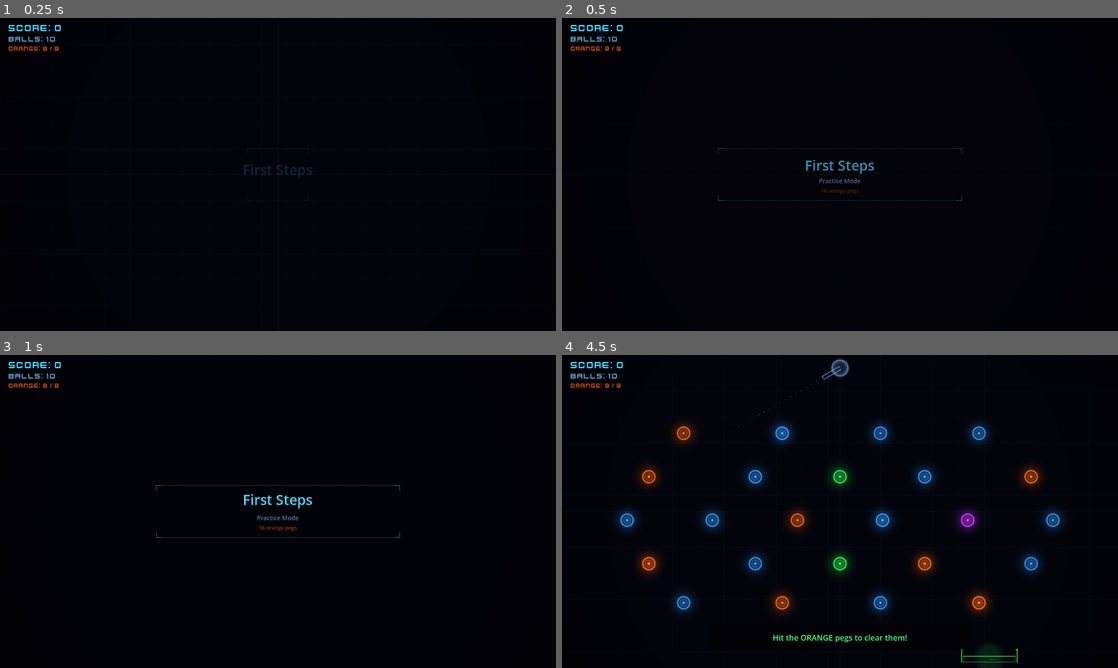
Above: before the commit, frames 1-4 (two rows, left to right).
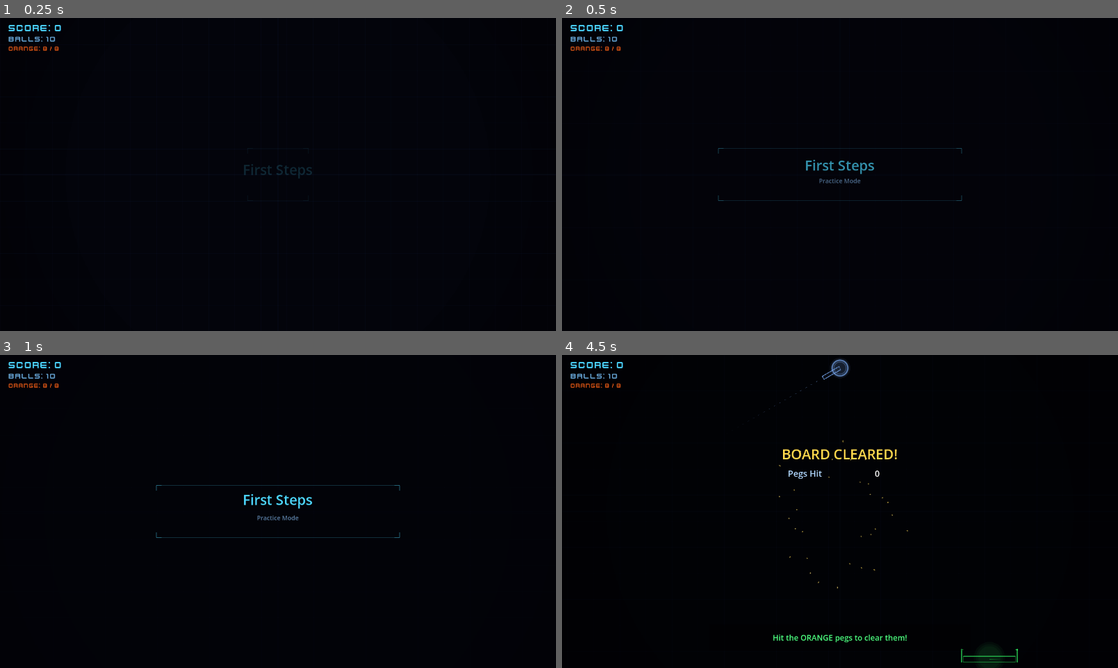
Above: after the commit, the same moments.

Repository: heliacode/poggles
Game: Godot game, scene res://scenes/game.tscn
Two runs of this game, one before a commit and one after it. Both use one fixed random seed, a clock stepped at 60 frames per second and the inputs below. This scene is started directly instead of the project's main scene.
Inputs (mouse positions are in pixels of both pictures, inside the frame that each line leads up to):
- Up to frame 1 (0.25 s): no input
- Up to frame 2 (0.5 s): no input
- Up to frame 3 (1 s): tap Enter at 0.5, 0.6 s; move the mouse to (400, 495) at 0.52 s; hold Right from 0.53 s (still down); click (400, 495) at 0.67 s; tap Space at 0.77 s
- Up to frame 4 (4.5 s): tap Space at 1.25, 1.52, 3.02, 3.77 s; move the mouse to (728, 527) at 1.27 s; release Right at 1.28 s; hold Left 1.28-2.03 s; tap Enter at 1.35, 2, 2.1, 2.75, 2.85, 3.6, 4.35 s; move the mouse to (895, 442) at 2.02 s; hold Right 2.03-3.53 s; move the mouse to (812, 574) at 2.77 s; click (812, 574) at 2.92 s; move the mouse to (1006, 558) at 3.52 s; hold Left from 3.53 s (still down); move the mouse to (673, 464) at 4.27 s

Frame 1 is identical in both runs. In frame 2, less than 0.1% of the frame differs, in the area x 46-54%, y 54-57%; in frame 3, less than 0.1%; in frame 4, 6.3%, in the area x 9-91%, y 18-84%.
Error before the commit: Invalid assignment of property or key 'visible' with value of type 'bool' on a base object of type 'null instance'. (res://scripts/game_manager.gd:153)
Error after the commit: Parse Error: Cannot infer the type of "trail_offset" variable because the value doesn't have a set type. (res://scripts/peg.gd:279)

Commit message:
Add debug quick-start hotkeys and moving peg special type
Debug (F1-F6 on main menu):
- F1: Quick board, F2: Quick shop (100 coins), F3: Quick event
- F4: Quick boss, F5: Late game (Act 3), F6: Route map
- Each skips character select and act intro for fast testing

Moving pegs (new special type):
- Teal color, horizontal patrol ±60px from origin at 70px/s
- Uses constant_linear_velocity for correct ball bounce physics
- Stops moving when hit ("pinned" effect with particle burst)
- Path line and direction arrow visuals, stays fixed in world space
- Distribution: Act 1: 0, Act 2: 1-2, Act 3: 2-3, Boss: +1

Co-Authored-By: Claude Opus 4.6 <noreply@anthropic.com>

Diff:
--- a/autoloads/game_config.gd
+++ b/autoloads/game_config.gd
@@ -101,6 +101,7 @@
 	"multiplier": Color(1.0, 0.85, 0.0),
 	"chain": Color(0.0, 1.0, 1.0),
 	"gravity": Color(0.6, 0.2, 0.9),
+	"moving": Color(0.0, 0.9, 0.7),
 }
 
 const BOMB_RADIUS := 120.0
@@ -110,3 +111,5 @@
 const GRAVITY_WELL_RADIUS := 180.0
 const GRAVITY_WELL_FORCE := 8000.0
 const GRAVITY_WELL_MAX_ACCEL := 200.0
+const MOVING_PEG_SPEED := 70.0
+const MOVING_PEG_RANGE := 60.0  # ±60px patrol from start position
--- a/scripts/board_generator.gd
+++ b/scripts/board_generator.gd
@@ -308,6 +308,7 @@
 	var multiplier_count := 0
 	var chain_count := 0
 	var gravity_count := 0
+	var moving_count := 0
 
 	match act:
 		1:
@@ -318,17 +319,20 @@
 			armored_count = 2
 			multiplier_count = 1
 			chain_count = 1
+			moving_count = 1
 		3:
 			bomb_count = 2
 			armored_count = 3
 			multiplier_count = 1
 			chain_count = 2
 			gravity_count = 1
+			moving_count = 2
 
 	if is_boss:
 		bomb_count += 1
 		armored_count += 2
 		gravity_count += 1
+		moving_count += 1
 
 	# Collect indices of blue pegs (specials go on blue pegs only, not orange/green/purple)
 	var blue_indices: Array[int] = []
@@ -351,6 +355,7 @@
 	assignments.append({"type": "multiplier", "count": multiplier_count})
 	assignments.append({"type": "chain", "count": chain_count})
 	assignments.append({"type": "gravity", "count": gravity_count})
+	assignments.append({"type": "moving", "count": moving_count})
 
 	for assignment in assignments:
 		var stype: String = assignment["type"]
--- a/scripts/main_menu.gd
+++ b/scripts/main_menu.gd
@@ -77,6 +77,42 @@
 		var stats_size := font.get_string_size(stats, HORIZONTAL_ALIGNMENT_CENTER, -1, 12)
 		draw_string(font, Vector2(center_x - stats_size.x / 2.0, 690), stats, HORIZONTAL_ALIGNMENT_LEFT, -1, 12, Color(0.4, 0.5, 0.7, 0.4 * stats_t))
 
+	# Debug hotkey hint (bottom-right, very dim)
+	var debug_hint := "F1-F6: Debug"
+	var hint_size := font.get_string_size(debug_hint, HORIZONTAL_ALIGNMENT_LEFT, -1, 11)
+	draw_string(font, Vector2(vp.x - hint_size.x - 8, vp.y - 8), debug_hint, HORIZONTAL_ALIGNMENT_LEFT, -1, 11, Color(1.0, 1.0, 1.0, 0.15))
+
+func _input(event: InputEvent) -> void:
+	if not event is InputEventKey or not event.pressed or event.echo:
+		return
+	match event.keycode:
+		KEY_F1:  # Quick Board — jump to Act 1 gameplay
+			_debug_start_run()
+			SceneManager.change_scene(GameConfig.GAMEPLAY_SCENE_PATH)
+		KEY_F2:  # Quick Shop — 100 coins, jump to shop
+			_debug_start_run()
+			RunState.coins = 100
+			SceneManager.go_to_shop()
+		KEY_F3:  # Quick Event — jump to event screen
+			_debug_start_run()
+			SceneManager.go_to_event()
+		KEY_F4:  # Quick Boss — boss board, jump to gameplay
+			_debug_start_run()
+			RunState.current_board_index = 4
+			SceneManager.change_scene(GameConfig.GAMEPLAY_SCENE_PATH)
+		KEY_F5:  # Quick Late Game — Act 3 Board 2 (has moving pegs)
+			_debug_start_run()
+			RunState.current_act = 3
+			RunState.current_board_index = 2
+			SceneManager.change_scene(GameConfig.GAMEPLAY_SCENE_PATH)
+		KEY_F6:  # Quick Route Map — jump to route map
+			_debug_start_run()
+			SceneManager.go_to_route_map()
+
+func _debug_start_run() -> void:
+	CharacterManager.select_character("orbie")
+	RunState.start_new_run()
+
 func _on_new_run_pressed() -> void:
 	SceneManager.go_to_character_select()
 
--- a/scripts/peg.gd
+++ b/scripts/peg.gd
@@ -14,6 +14,9 @@
 var _armor_hits := 0
 var _bolt_rng_offset := 0.0
 var _anticipation := 0.0
+var _move_origin := Vector2.ZERO
+var _move_time := 0.0
+var _moving := false
 
 var _glow_sprite: ColorRect
 var _glow_material: ShaderMaterial
@@ -30,6 +33,10 @@
 	if has_node("Sprite"):
 		$Sprite.visible = false
 	_setup_glow()
+	if special_type == "moving":
+		_moving = true
+		_move_origin = position
+		_move_time = randf() * TAU  # Random phase so they don't all sync
 
 func _setup_glow() -> void:
 	var shader := load("res://shaders/peg_glow.gdshader")
@@ -47,6 +54,16 @@
 	_glow_sprite.mouse_filter = Control.MOUSE_FILTER_IGNORE
 	_glow_sprite.z_index = -1
 	add_child(_glow_sprite)
+
+func _physics_process(delta: float) -> void:
+	if _moving and not _hit:
+		_move_time += delta * 2.0  # Controls speed of oscillation
+		var offset := sin(_move_time) * GameConfig.MOVING_PEG_RANGE
+		position.x = _move_origin.x + offset
+		# Set constant_linear_velocity so ball bounces correctly off the moving surface
+		constant_linear_velocity = Vector2(cos(_move_time) * 2.0 * GameConfig.MOVING_PEG_RANGE, 0)
+	elif _moving and _hit:
+		constant_linear_velocity = Vector2.ZERO
 
 func set_anticipation(val: float) -> void:
 	_anticipation = val
@@ -156,6 +173,7 @@
 		"multiplier": _draw_multiplier(ring_alpha, pulse)
 		"chain": _draw_chain(ring_alpha)
 		"gravity": _draw_gravity(ring_alpha)
+		"moving": _draw_moving(ring_alpha, pulse)
 
 func _draw_bomb(ring_alpha: float, pulse: float) -> void:
 	var bc := GameConfig.SPECIAL_PEG_COLORS["bomb"]
@@ -239,6 +257,29 @@
 		if i % 2 == 0:
 			draw_arc(Vector2.ZERO, GameConfig.PEG_RADIUS + 8, a, a + TAU / 24.0, 4, Color(vc.r, vc.g, vc.b, 0.2 + sin(_pulse) * 0.1), 1.0, true)
 
+func _draw_moving(ring_alpha: float, pulse: float) -> void:
+	var mc := GameConfig.SPECIAL_PEG_COLORS["moving"]
+	# Offset to account for current movement (draw path relative to origin, not moving peg)
+	var cur_offset := position.x - _move_origin.x if _moving else 0.0
+	# Ghost path line showing patrol range (stays fixed in world space)
+	var path_alpha := 0.15 + sin(_pulse) * 0.05
+	draw_line(Vector2(-GameConfig.MOVING_PEG_RANGE - cur_offset, 0), Vector2(GameConfig.MOVING_PEG_RANGE - cur_offset, 0), Color(mc.r, mc.g, mc.b, path_alpha), 1.0)
+	# Small endpoint dots
+	draw_circle(Vector2(-GameConfig.MOVING_PEG_RANGE - cur_offset, 0), 2.0, Color(mc.r, mc.g, mc.b, path_alpha * 0.7))
+	draw_circle(Vector2(GameConfig.MOVING_PEG_RANGE - cur_offset, 0), 2.0, Color(mc.r, mc.g, mc.b, path_alpha * 0.7))
+	# Direction arrow (shows current movement direction)
+	var dir_x := cos(_move_time) * 8.0
+	var arrow_tip := Vector2(dir_x, 0)
+	var arrow_back_l := Vector2(dir_x - sign(dir_x) * 4.0, -3.0)
+	var arrow_back_r := Vector2(dir_x - sign(dir_x) * 4.0, 3.0)
+	draw_line(arrow_tip, arrow_back_l, Color(mc.r, mc.g, mc.b, 0.5), 1.5)
+	draw_line(arrow_tip, arrow_back_r, Color(mc.r, mc.g, mc.b, 0.5), 1.5)
+	# Motion trail lines
+	for i in range(3):
+		var trail_offset := -sign(cos(_move_time)) * (float(i + 1) * 5.0)
+		var trail_alpha := 0.2 - float(i) * 0.06
+		draw_line(Vector2(trail_offset, -GameConfig.PEG_RADIUS * 0.5), Vector2(trail_offset, GameConfig.PEG_RADIUS * 0.5), Color(mc.r, mc.g, mc.b, trail_alpha), 1.0)
+
 func _setup_collision() -> void:
 	var shape := CircleShape2D.new()
 	shape.radius = GameConfig.PEG_RADIUS
@@ -266,6 +307,9 @@
 		return
 
 	_hit = true
+	if _moving:
+		_moving = false
+		constant_linear_velocity = Vector2.ZERO
 	_hit_flash = 1.0
 	_color = GameConfig.PEG_HIT_COLORS.get(peg_type, Color.WHITE)
 
@@ -274,6 +318,7 @@
 		"chain": _spawn_chain_particles()
 		"gravity": _spawn_gravity_particles()
 		"multiplier": _spawn_multiplier_particles()
+		"moving": _spawn_moving_particles()
 		_: _spawn_hit_particles()
 
 	peg_hit.emit(self)
@@ -342,6 +387,18 @@
 		add_child(spark)
 	_spawn_hit_particles()
 
+func _spawn_moving_particles() -> void:
+	var mc := GameConfig.SPECIAL_PEG_COLORS["moving"]
+	# Satisfying "pinned" effect - sparks fly in the direction of movement
+	for i in range(10):
+		var spark := _NeonSpark.new()
+		spark._color = mc
+		spark._angle = randf_range(-0.5, 0.5)  # Mostly forward
+		spark._speed = randf_range(100, 200)
+		spark._lifetime = 0.4
+		add_child(spark)
+	_spawn_hit_particles()
+
 func _spawn_armor_shards() -> void:
 	var ac := GameConfig.SPECIAL_PEG_COLORS["armored"]
 	for i in range(6):
